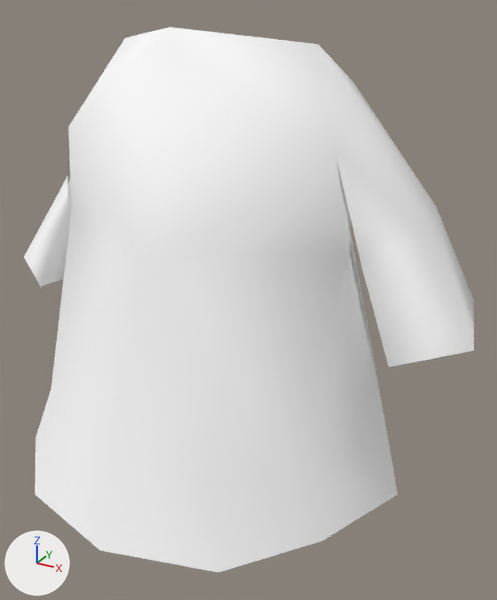
The glTF model public/3d/item/model__item__shop.ofs_2509_0/2509dress000_r.gltf, before and after one commit.
Camera for both pictures: a 50 mm lens placed at (0.72, -1.204, 1.657), pointed at (0.076, -0.034, 1.072). Every picture has the same lights, and +X, +Y and +Z are marked at lower left. The first picture is the older version.

The first picture shows '2509dress000_r'.
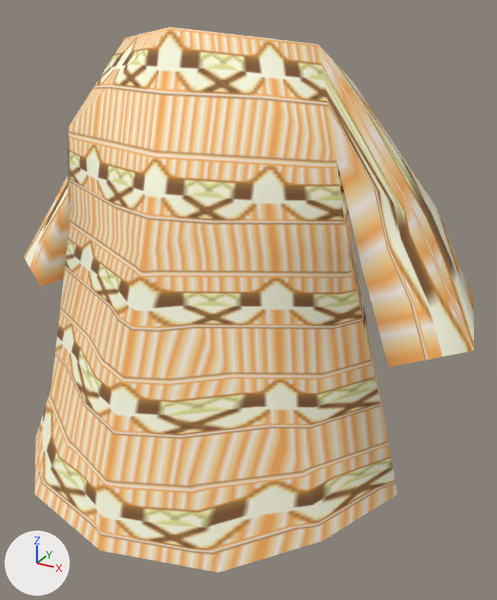
Where the change shows, as pixel boxes (x1, y1, x2, y2) in the pictures (497 x 600 px):
'2509dress000_r', surface changed (white to beige)
    both: (24, 27, 474, 573)

The change in detail:
Picture 'c01_cloth_u' (img_c01_cloth_u) is new.
In material 'c01_cloth_u' (mat_c01_cloth_u), base_color is no longer (1.0, 1.0, 1.0), white #ffffff.
In material 'c01_cloth_u' (mat_c01_cloth_u), texture is now set to img_c01_cloth_u.
